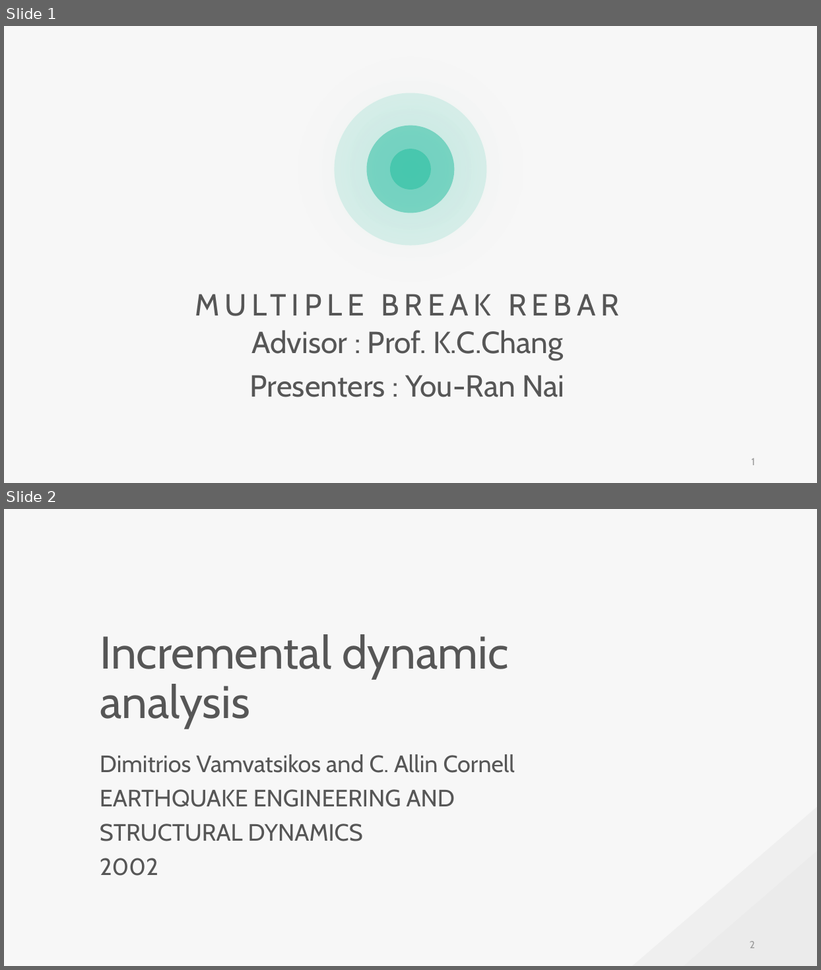
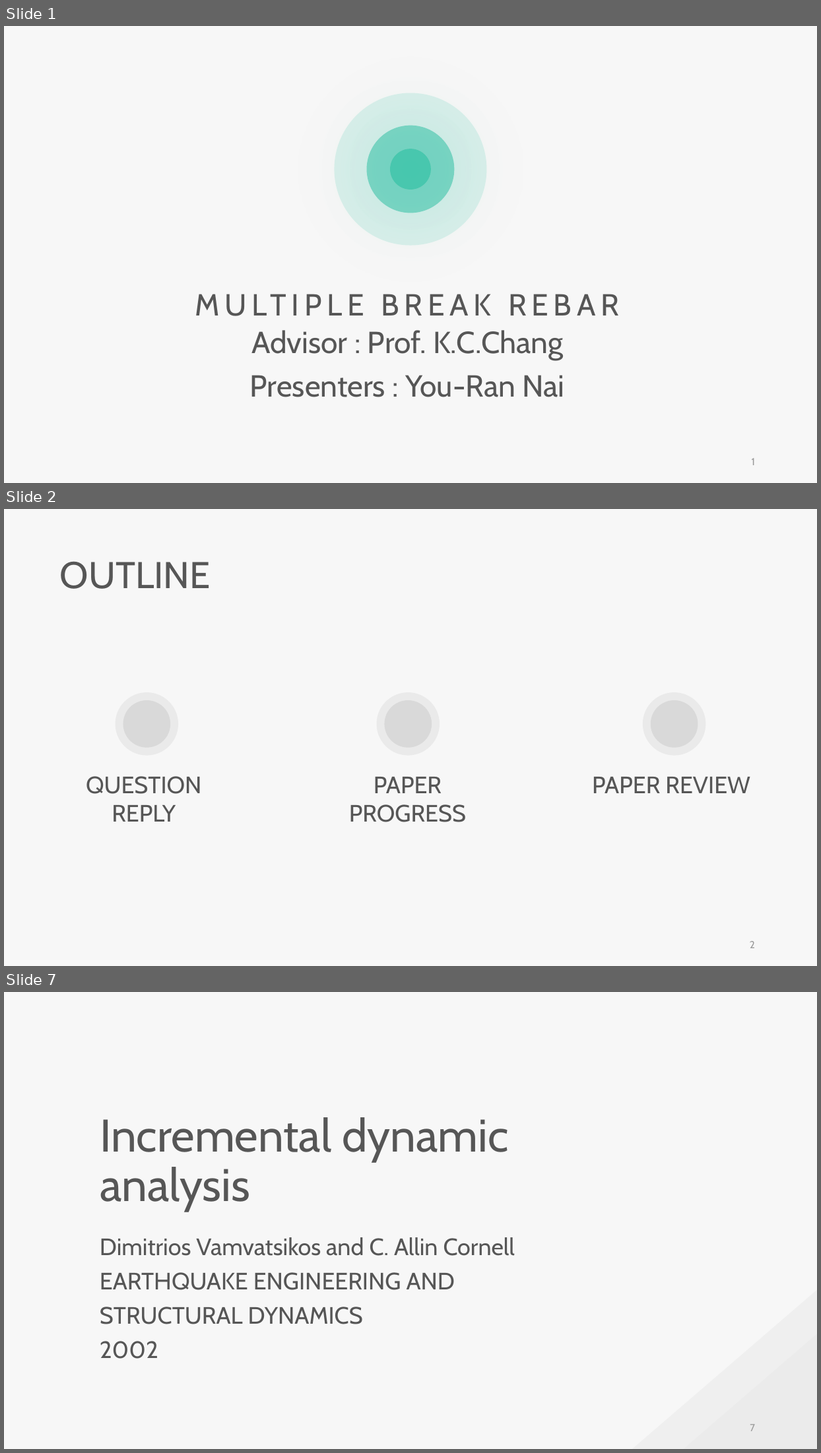
Before and after one commit to skyran1278/VbaProject, a slide deck: 20180126_SmartSplice/20180901_Meeting/Incremental dynamic analysis.pptx. Shown one above the other, each under a label of ours: slides 1 and 2 before the commit, slides 1, 2 and 7 after it; the slides between them are not shown. The pictures are 821x970 and 821x1453 pixels, drawn with LibreOffice and Linux fonts; fonts in the diff are those of the drawing. Boxes give left, top, right and bottom in pixels: in the first picture for what was removed or moved away, otherwise in the second. Text is boxed around its words. In the diff, an @@ line names an element or a change of style, - is before the commit and + after.

```diff
--- a/20180126_SmartSplice/20180901_Meeting/Incremental dynamic analysis.pptx
+++ b/20180126_SmartSplice/20180901_Meeting/Incremental dynamic analysis.pptx
@@ slide 2 added at (x1=4, y1=509, x2=817, y2=966), background #F7F7F7 @@
@@ text added at (x1=60, y1=561, x2=211, y2=589), 44 pt, text #565656 @@
+OUTLINE
@@ ellipse added at (x1=115, y1=692, x2=178, y2=755), fill #D9D9D9 at 42% opacity @@
@@ ellipse added at (x1=123, y1=700, x2=170, y2=748), fill #D9D9D9 @@
@@ ellipse added at (x1=377, y1=692, x2=440, y2=755), fill #D9D9D9 at 42% opacity @@
@@ ellipse added at (x1=385, y1=700, x2=432, y2=748), fill #D9D9D9 @@
@@ ellipse added at (x1=644, y1=692, x2=706, y2=755), fill #D9D9D9 at 42% opacity @@
@@ ellipse added at (x1=651, y1=700, x2=698, y2=748), fill #D9D9D9 @@
@@ text added at (x1=86, y1=776, x2=201, y2=822), 28 pt, text #565656 @@
+QUESTION REPLY
@@ text added at (x1=349, y1=777, x2=466, y2=823), 28 pt, text #565656 @@
+PAPER PROGRESS
@@ text added at (x1=592, y1=777, x2=750, y2=793), 28 pt, text #565656 @@
+PAPER REVIEW
@@ page number added at (x1=750, y1=941, x2=755, y2=949), 12 pt, text #9A9A9A @@
+2
@@ what was slide 2 is now slide 7 @@
@@ page number at (x1=750, y1=1424, x2=755, y2=1432): text changed @@
-2
+7
```
Also in this commit, not shown: 4 slides changed, 13 other slides added, 1 other file.
